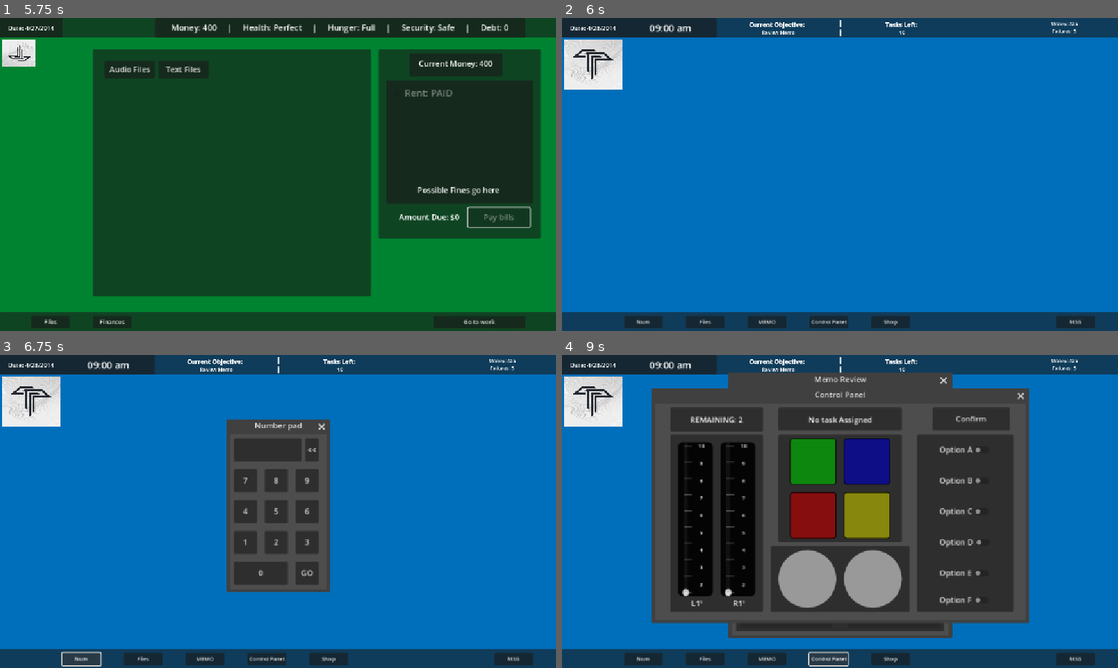
Above: before the commit, frames 1-4 (two rows, left to right).
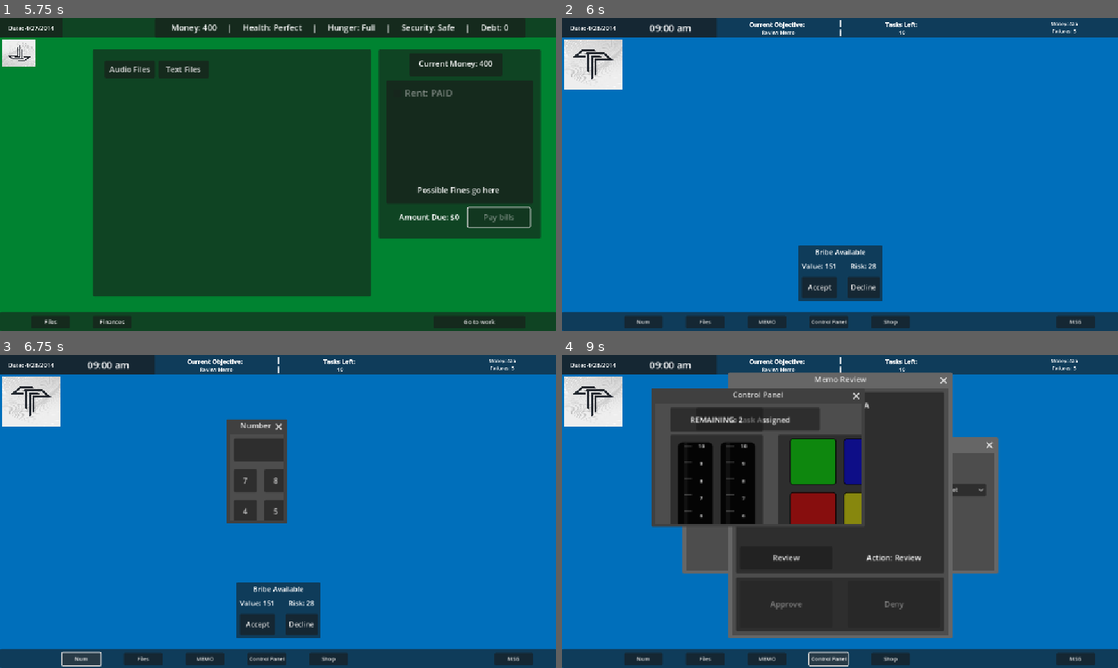
Above: after the commit, the same moments.

Repository: andrewpressman/Operation-OS
Game: Godot game, scene res://Menu/MainMenu.tscn
Same seed, same stepped clock (60 frames per second), same inputs: the game is played once before the commit and once after it.
Inputs:
- Up to frame 1 (5.75 s): click "New Game" at 0.5 s; click "Accept" at 1.25 s; click "Start" at 2 s; click "Files" at 2.75 s; click "Finances" at 3.5 s; click "Rent: $100" at 4.25 s; click "Pay bills" at 5 s
- Up to frame 2 (6 s): click "Go to work" at 5.75 s
- Up to frame 3 (6.75 s): click "Num" at 6.5 s
- Up to frame 4 (9 s): click "Files" at 7.25 s; click "MEMO" at 8 s; click "Control Panel" at 8.75 s

Frame 1 is identical in both runs. In frame 2, 2.7% of the frame differs, in the area x 42-58%, y 72-91%; in frame 3, 9.0%; in frame 4, 29%, in the area x 16-84%, y 5-91%.

Commit message:
Added simple animations for all windows

Diff:
--- a/Tasks/Buttons.gd
+++ b/Tasks/Buttons.gd
@@ -13,8 +13,8 @@
 
 # Called when the node enters the scene tree for the first time.
 func _ready():
+	$AnimationPlayer.play("WindowShow")
 	NumTasks = GlobalVar.CurrentLevel + 1
-
 	#reduce tasks by shop value
 	NumTasks -= ShopVar.ButtonLevel - 1
 	$Remaining/Text.text = "REMAINING: " + str(NumTasks)
@@ -34,10 +34,12 @@
 
 #close the window
 func Kill():
+	$AnimationPlayer.play("WindowHide")
+	await get_tree().create_timer(.3).timeout
 	queue_free()
 
 var IsListening : bool
-func _process(delta):
+func _process(_delta):
 	if GlobalObj.TargetWindow == 4:
 		IsListening = true
 	if IsListening:
--- a/Tasks/Buttons.tscn
+++ b/Tasks/Buttons.tscn
@@ -1,7 +1,59 @@
-[gd_scene load_steps=12 format=3 uid="uid://b5wvidfv3nema"]
+[gd_scene load_steps=16 format=3 uid="uid://b5wvidfv3nema"]
 
 [ext_resource type="Script" uid="uid://2xxxsq35ea4d" path="res://Tasks/Buttons.gd" id="1_y6534"]
 [ext_resource type="StyleBox" uid="uid://d03i1mx53io2p" path="res://Assets/StyleBoxes/Buttons.tres" id="2_gfsxd"]
+
+[sub_resource type="Animation" id="Animation_exqui"]
+length = 0.001
+tracks/0/type = "value"
+tracks/0/imported = false
+tracks/0/enabled = true
+tracks/0/path = NodePath(".:size")
+tracks/0/interp = 1
+tracks/0/loop_wrap = true
+tracks/0/keys = {
+"times": PackedFloat32Array(0),
+"transitions": PackedFloat32Array(1),
+"update": 1,
+"values": [Vector2i(768, 448)]
+}
+
+[sub_resource type="Animation" id="Animation_vx7ot"]
+resource_name = "WindowHide"
+tracks/0/type = "value"
+tracks/0/imported = false
+tracks/0/enabled = true
+tracks/0/path = NodePath(".:size")
+tracks/0/interp = 1
+tracks/0/loop_wrap = true
+tracks/0/keys = {
+"times": PackedFloat32Array(0, 0.3),
+"transitions": PackedFloat32Array(1, 1),
+"update": 0,
+"values": [Vector2i(0, 0), Vector2i(768, 448)]
+}
+
+[sub_resource type="Animation" id="Animation_l3ubj"]
+resource_name = "WindowShow"
+tracks/0/type = "value"
+tracks/0/imported = false
+tracks/0/enabled = true
+tracks/0/path = NodePath(".:size")
+tracks/0/interp = 1
+tracks/0/loop_wrap = true
+tracks/0/keys = {
+"times": PackedFloat32Array(0, 0.3),
+"transitions": PackedFloat32Array(1, 1),
+"update": 0,
+"values": [Vector2i(768, 448), Vector2i(0, 0)]
+}
+
+[sub_resource type="AnimationLibrary" id="AnimationLibrary_exqui"]
+_data = {
+&"RESET": SubResource("Animation_exqui"),
+&"WindowHide": SubResource("Animation_l3ubj"),
+&"WindowShow": SubResource("Animation_vx7ot")
+}
 
 [sub_resource type="StyleBoxFlat" id="StyleBoxFlat_8r7pg"]
 bg_color = Color(0.980392, 0.980392, 0, 1)
@@ -115,6 +167,11 @@
 script = ExtResource("1_y6534")
 metadata/_edit_lock_ = true
 
+[node name="AnimationPlayer" type="AnimationPlayer" parent="."]
+libraries = {
+&"": SubResource("AnimationLibrary_exqui")
+}
+
 [node name="Confirm" type="Button" parent="."]
 offset_left = 576.0
 offset_top = 8.0
--- a/Tasks/FileManager.gd
+++ b/Tasks/FileManager.gd
@@ -19,6 +19,7 @@
 
 # Called when the node enters the scene tree for the first time.
 func _ready():
+	$AnimationPlayer.play("WindowShow")
 	Pressed = false
 	SourceDropdown = $Source
 	TargetDropdown = $Target
@@ -35,9 +36,9 @@
 	$Timer.wait_time = 1.5 - (.25  * (ShopVar.TransferLevel - 1))
 	SetDropdown()
 
-
-
 func Kill():
+	$AnimationPlayer.play("WindowHide")
+	await get_tree().create_timer(.3).timeout
 	queue_free()
 
 func _process(_delta):
--- a/Tasks/FileManager.tscn
+++ b/Tasks/FileManager.tscn
@@ -1,12 +1,69 @@
-[gd_scene load_steps=2 format=3 uid="uid://dev5dbnhd2diw"]
+[gd_scene load_steps=6 format=3 uid="uid://dev5dbnhd2diw"]
 
 [ext_resource type="Script" uid="uid://ctwub6ej1nynm" path="res://Tasks/FileManager.gd" id="1_oo73u"]
+
+[sub_resource type="Animation" id="Animation_7mab4"]
+resource_name = "WindowShow"
+tracks/0/type = "value"
+tracks/0/imported = false
+tracks/0/enabled = true
+tracks/0/path = NodePath(".:size")
+tracks/0/interp = 1
+tracks/0/loop_wrap = true
+tracks/0/keys = {
+"times": PackedFloat32Array(0, 0.3),
+"transitions": PackedFloat32Array(1, 1),
+"update": 0,
+"values": [Vector2i(0, 0), Vector2i(638, 244)]
+}
+
+[sub_resource type="Animation" id="Animation_bjc3w"]
+resource_name = "WindowHide"
+tracks/0/type = "value"
+tracks/0/imported = false
+tracks/0/enabled = true
+tracks/0/path = NodePath(".:size")
+tracks/0/interp = 1
+tracks/0/loop_wrap = true
+tracks/0/keys = {
+"times": PackedFloat32Array(0, 0.3),
+"transitions": PackedFloat32Array(1, 1),
+"update": 0,
+"values": [Vector2i(638, 244), Vector2i(0, 0)]
+}
+
+[sub_resource type="Animation" id="Animation_q8ua8"]
+length = 0.001
+tracks/0/type = "value"
+tracks/0/imported = false
+tracks/0/enabled = true
+tracks/0/path = NodePath(".:size")
+tracks/0/interp = 1
+tracks/0/loop_wrap = true
+tracks/0/keys = {
+"times": PackedFloat32Array(0),
+"transitions": PackedFloat32Array(1),
+"update": 1,
+"values": [Vector2i(638, 244)]
+}
+
+[sub_resource type="AnimationLibrary" id="AnimationLibrary_q8ua8"]
+_data = {
+&"RESET": SubResource("Animation_q8ua8"),
+&"WindowHide": SubResource("Animation_bjc3w"),
+&"WindowShow": SubResource("Animation_7mab4")
+}
 
 [node name="Panel" type="Window"]
 title = "File Transfer Manager"
 initial_position = 1
 size = Vector2i(638, 244)
 script = ExtResource("1_oo73u")
+
+[node name="AnimationPlayer" type="AnimationPlayer" parent="."]
+libraries = {
+&"": SubResource("AnimationLibrary_q8ua8")
+}
 
 [node name="Timer" type="Timer" parent="."]
 wait_time = 1.5
--- a/Tasks/Memo.tscn
+++ b/Tasks/Memo.tscn
@@ -1,12 +1,69 @@
-[gd_scene load_steps=2 format=3 uid="uid://b3ocxjuqehi5p"]
+[gd_scene load_steps=6 format=3 uid="uid://b3ocxjuqehi5p"]
 
 [ext_resource type="Script" uid="uid://c7qhlnl0gidp7" path="res://Tasks/MemoReview.gd" id="1_0nkbs"]
+
+[sub_resource type="Animation" id="Animation_obb74"]
+resource_name = "WindowShow"
+tracks/0/type = "value"
+tracks/0/imported = false
+tracks/0/enabled = true
+tracks/0/path = NodePath(".:size")
+tracks/0/interp = 1
+tracks/0/loop_wrap = true
+tracks/0/keys = {
+"times": PackedFloat32Array(0, 0.3),
+"transitions": PackedFloat32Array(1, 1),
+"update": 0,
+"values": [Vector2i(0, 0), Vector2i(448, 512)]
+}
+
+[sub_resource type="Animation" id="Animation_rhiyx"]
+resource_name = "WindowHide"
+tracks/0/type = "value"
+tracks/0/imported = false
+tracks/0/enabled = true
+tracks/0/path = NodePath(".:size")
+tracks/0/interp = 1
+tracks/0/loop_wrap = true
+tracks/0/keys = {
+"times": PackedFloat32Array(0, 0.3),
+"transitions": PackedFloat32Array(1, 1),
+"update": 0,
+"values": [Vector2i(448, 512), Vector2i(0, 0)]
+}
+
+[sub_resource type="Animation" id="Animation_7wkuo"]
+length = 0.001
+tracks/0/type = "value"
+tracks/0/imported = false
+tracks/0/enabled = true
+tracks/0/path = NodePath(".:size")
+tracks/0/interp = 1
+tracks/0/loop_wrap = true
+tracks/0/keys = {
+"times": PackedFloat32Array(0),
+"transitions": PackedFloat32Array(1),
+"update": 1,
+"values": [Vector2i(448, 512)]
+}
+
+[sub_resource type="AnimationLibrary" id="AnimationLibrary_w0hir"]
+_data = {
+&"RESET": SubResource("Animation_7wkuo"),
+&"WindowHide": SubResource("Animation_rhiyx"),
+&"WindowShow": SubResource("Animation_obb74")
+}
 
 [node name="Requests" type="Window"]
 title = "Memo Review"
 initial_position = 2
 size = Vector2i(448, 512)
 script = ExtResource("1_0nkbs")
+
+[node name="AnimationPlayer" type="AnimationPlayer" parent="."]
+libraries = {
+&"": SubResource("AnimationLibrary_w0hir")
+}
 
 [node name="Panel" type="Panel" parent="."]
 offset_left = 8.0
--- a/Tasks/MemoReview.gd
+++ b/Tasks/MemoReview.gd
@@ -19,6 +19,7 @@
 		Memos.append(line)
 	file.close()
 
+	$AnimationPlayer.play("WindowShow")
 	ClearText()
 	LockButtons()
 	$Memo/Analyze.disabled = true
@@ -35,6 +36,8 @@
 		get_parent().OpenOptions()
 
 func Kill():
+	$AnimationPlayer.play("WindowHide")
+	await get_tree().create_timer(.3).timeout
 	queue_free()
 
 func Review():
--- a/Tasks/Numpad.gd
+++ b/Tasks/Numpad.gd
@@ -6,6 +6,7 @@
 
 # Called when the node enters the scene tree for the first time.
 func _ready():
+	$AnimationPlayer.play("WindowShow")
 	TypeLockout = false
 	SetKey()
 
@@ -54,6 +55,8 @@
 	$Display/Label.text = WholeNumber
 
 func Kill():
+	$AnimationPlayer.play("WindowHide")
+	await get_tree().create_timer(.3).timeout
 	queue_free()
 
 func SetKey():
--- a/Tasks/Numpad.tscn
+++ b/Tasks/Numpad.tscn
@@ -1,6 +1,58 @@
-[gd_scene load_steps=2 format=3 uid="uid://d2shk4b3e116w"]
+[gd_scene load_steps=6 format=3 uid="uid://d2shk4b3e116w"]
 
 [ext_resource type="Script" uid="uid://dwwul1673fc4e" path="res://Tasks/Numpad.gd" id="1_kf71x"]
+
+[sub_resource type="Animation" id="Animation_6xlph"]
+resource_name = "WindowShow"
+tracks/0/type = "value"
+tracks/0/imported = false
+tracks/0/enabled = true
+tracks/0/path = NodePath(".:size")
+tracks/0/interp = 1
+tracks/0/loop_wrap = true
+tracks/0/keys = {
+"times": PackedFloat32Array(0, 0.3),
+"transitions": PackedFloat32Array(1, 1),
+"update": 0,
+"values": [Vector2i(0, 0), Vector2i(200, 320)]
+}
+
+[sub_resource type="Animation" id="Animation_1hs5b"]
+resource_name = "WindowHide"
+tracks/0/type = "value"
+tracks/0/imported = false
+tracks/0/enabled = true
+tracks/0/path = NodePath(".:size")
+tracks/0/interp = 1
+tracks/0/loop_wrap = true
+tracks/0/keys = {
+"times": PackedFloat32Array(0, 0.3),
+"transitions": PackedFloat32Array(1, 1),
+"update": 0,
+"values": [Vector2i(200, 320), Vector2i(0, 0)]
+}
+
+[sub_resource type="Animation" id="Animation_q74ti"]
+length = 0.001
+tracks/0/type = "value"
+tracks/0/imported = false
+tracks/0/enabled = true
+tracks/0/path = NodePath(".:size")
+tracks/0/interp = 1
+tracks/0/loop_wrap = true
+tracks/0/keys = {
+"times": PackedFloat32Array(0),
+"transitions": PackedFloat32Array(1),
+"update": 1,
+"values": [Vector2i(200, 320)]
+}
+
+[sub_resource type="AnimationLibrary" id="AnimationLibrary_1hs5b"]
+_data = {
+&"RESET": SubResource("Animation_q74ti"),
+&"WindowHide": SubResource("Animation_1hs5b"),
+&"WindowShow": SubResource("Animation_6xlph")
+}
 
 [node name="Window" type="Window"]
 title = "Number pad"
@@ -10,6 +62,11 @@
 popup_window = true
 content_scale_aspect = 1
 script = ExtResource("1_kf71x")
+
+[node name="AnimationPlayer" type="AnimationPlayer" parent="."]
+libraries = {
+&"": SubResource("AnimationLibrary_1hs5b")
+}
 
 [node name="Enter" type="Button" parent="."]
 offset_left = 136.0
--- a/Work/Animations.gd
+++ b/Work/Animations.gd
@@ -4,15 +4,12 @@
 
 var StatsVisible: bool
 var BribeVisible: bool
-var ShopVisible: bool
 
 func _ready() -> void:
 	if Target == "Stats":
 		StatsVisible = false
-	if Target == "Bribe":
+	elif Target == "Bribe":
 		BribeVisible = false
-	if Target == "Shop":
-		ShopVisible = false
 
 func _input(_event: InputEvent) -> void:
 	if Target == "Stats":
@@ -31,6 +28,3 @@
 		else:
 			play("BribeHide")
 			BribeVisible = false
-
-func ToggleShop():
-	pass
--- a/Work/Shop.gd
+++ b/Work/Shop.gd
@@ -2,28 +2,29 @@
 
 @export var ShopButtons : ButtonGroup
 
-var Price : int
 var CanBuy : bool
 var LastSelected : Button
 var SelectedButton : Button
 var ShopItem : int
 
 func _ready() -> void:
-	Price = 0
 	CanBuy = false
 	$Buy.disabled = true
 	CheckOpen()
 	SetLevels()
-	var LastSelected = ShopButtons.get_pressed_button()
+	$AnimationPlayer.play("WindowAppear")
+	LastSelected = ShopButtons.get_pressed_button()
 
 func _input(_event: InputEvent) -> void:
 	if Input.is_action_just_pressed("ui_cancel"):
 		get_parent().OpenOptions()
 
 func kill():
+	$AnimationPlayer.play("WindowHide")
+	await get_tree().create_timer(.3).timeout
 	queue_free()
 
-func _process(delta) -> void:
+func _process(_delta) -> void:
 	SelectedButton = ShopButtons.get_pressed_button()
 	if LastSelected != SelectedButton:
 		LastSelected = SelectedButton
--- a/Work/Shop.tscn
+++ b/Work/Shop.tscn
@@ -1,7 +1,59 @@
-[gd_scene load_steps=3 format=3 uid="uid://dhgnmu7lj6eh4"]
+[gd_scene load_steps=7 format=3 uid="uid://dhgnmu7lj6eh4"]
 
 [ext_resource type="Script" uid="uid://c6mcc4won4fru" path="res://Work/Shop.gd" id="1_0iwdr"]
 [ext_resource type="ButtonGroup" uid="uid://4lojvif78jd" path="res://Work/ShopButtons.tres" id="2_ctu5i"]
+
+[sub_resource type="Animation" id="Animation_5omfx"]
+length = 0.001
+tracks/0/type = "value"
+tracks/0/imported = false
+tracks/0/enabled = true
+tracks/0/path = NodePath(".:size")
+tracks/0/interp = 1
+tracks/0/loop_wrap = true
+tracks/0/keys = {
+"times": PackedFloat32Array(0),
+"transitions": PackedFloat32Array(1),
+"update": 1,
+"values": [Vector2i(380, 450)]
+}
+
+[sub_resource type="Animation" id="Animation_hse1e"]
+resource_name = "ShopAppear"
+tracks/0/type = "value"
+tracks/0/imported = false
+tracks/0/enabled = true
+tracks/0/path = NodePath(".:size")
+tracks/0/interp = 1
+tracks/0/loop_wrap = true
+tracks/0/keys = {
+"times": PackedFloat32Array(0, 0.3),
+"transitions": PackedFloat32Array(1, 1),
+"update": 0,
+"values": [Vector2i(0, 0), Vector2i(380, 450)]
+}
+
+[sub_resource type="Animation" id="Animation_ebmus"]
+resource_name = "WindowHide"
+tracks/0/type = "value"
+tracks/0/imported = false
+tracks/0/enabled = true
+tracks/0/path = NodePath(".:size")
+tracks/0/interp = 1
+tracks/0/loop_wrap = true
+tracks/0/keys = {
+"times": PackedFloat32Array(0, 0.3),
+"transitions": PackedFloat32Array(1, 1),
+"update": 0,
+"values": [Vector2i(380, 450), Vector2i(0, 0)]
+}
+
+[sub_resource type="AnimationLibrary" id="AnimationLibrary_5omfx"]
+_data = {
+&"RESET": SubResource("Animation_5omfx"),
+&"WindowAppear": SubResource("Animation_hse1e"),
+&"WindowHide": SubResource("Animation_ebmus")
+}
 
 [node name="Shop" type="Window"]
 title = "Shop"
@@ -9,6 +61,11 @@
 size = Vector2i(380, 450)
 script = ExtResource("1_0iwdr")
 ShopButtons = ExtResource("2_ctu5i")
+
+[node name="AnimationPlayer" type="AnimationPlayer" parent="."]
+libraries = {
+&"": SubResource("AnimationLibrary_5omfx")
+}
 
 [node name="Header" type="RichTextLabel" parent="."]
 offset_left = 14.0
--- a/Work/WorkController.gd
+++ b/Work/WorkController.gd
@@ -125,7 +125,7 @@
 		PopupChance = LowAdChance
 
 	var ShowPopup = randi_range(1,PopupChance)
-	ShowPopup = 0
+	#ShowPopup = 1 #DEBUG CODE
 	if FirstTask:
 		FirstTask = false
 	elif ShowPopup == 1:
@@ -249,7 +249,7 @@
 
 func DisplayNumpad():
 	if NumpadIst && is_instance_valid(NumpadIst):
-		NumpadIst.queue_free()
+		NumpadIst.Kill()
 		NumpadIst = null
 	else:
 		var t1 = Numpad.instantiate()
@@ -259,7 +259,7 @@
 #TODO: convert to control panel
 func DisplayButtons():
 	if ButtonsIst && is_instance_valid(ButtonsIst):
-		ButtonsIst.queue_free()
+		ButtonsIst.Kill()
 		ButtonsIst = null
 	else:
 		var t2 = Buttons.instantiate()
@@ -268,7 +268,7 @@
 
 func DisplayRequest():
 	if RequestIst && is_instance_valid(RequestIst):
-		RequestIst.queue_free()
+		RequestIst.Kill()
 		RequestIst = null
 	else:
 		var t3 = Request.instantiate()
@@ -277,7 +277,7 @@
 
 func DisplayFileManager():
 	if FileManagerIst && is_instance_valid(FileManagerIst):
-		FileManagerIst.queue_free()
+		FileManagerIst.Kill()
 		FileManagerIst = null
 	else:
 		var t4 = FileManager.instantiate()
@@ -286,7 +286,7 @@
 
 func DisplayPopup():
 	if PopupIst && is_instance_valid(PopupIst):
-		PopupIst.queue_free()
+		PopupIst.Kill()
 		PopupIst = null
 	else:
 		var t6 = PopupAd.instantiate()
@@ -295,7 +295,7 @@
 
 func DisplayShop():
 	if ShopIst && is_instance_valid(ShopIst):
-		ShopIst.queue_free()
+		ShopIst.kill()
 		ShopIst = null
 	else:
 		var t7 = Shop.instantiate()
--- a/Work/WorkDesktop.tscn
+++ b/Work/WorkDesktop.tscn
@@ -8,6 +8,33 @@
 [ext_resource type="Script" uid="uid://cnfqjoc5c4ipj" path="res://Work/statsDisplay.gd" id="3_7ml6k"]
 [ext_resource type="Script" uid="uid://ditn1fmyebwaw" path="res://Work/Bribe.gd" id="4_pnja2"]
 [ext_resource type="Script" uid="uid://bv0ygflgtevmh" path="res://Work/Timer.gd" id="7_b8fcm"]
+
+[sub_resource type="Animation" id="Animation_5ocmi"]
+resource_name = "BribeHide"
+tracks/0/type = "value"
+tracks/0/imported = false
+tracks/0/enabled = true
+tracks/0/path = NodePath(".:position")
+tracks/0/interp = 1
+tracks/0/loop_wrap = true
+tracks/0/keys = {
+"times": PackedFloat32Array(0, 0.533333),
+"transitions": PackedFloat32Array(1, 1),
+"update": 0,
+"values": [Vector2(480, 464), Vector2(480, 664)]
+}
+tracks/1/type = "value"
+tracks/1/imported = false
+tracks/1/enabled = true
+tracks/1/path = NodePath(".:scale")
+tracks/1/interp = 1
+tracks/1/loop_wrap = true
+tracks/1/keys = {
+"times": PackedFloat32Array(-0.0333333, 0.4),
+"transitions": PackedFloat32Array(1, 1),
+"update": 0,
+"values": [Vector2(1, 1), Vector2(0.1, 0.1)]
+}
 
 [sub_resource type="Animation" id="Animation_cpjbh"]
 resource_name = "BribeShow"
@@ -64,33 +91,6 @@
 "values": [Vector2(0.907, 0.907)]
 }
 
-[sub_resource type="Animation" id="Animation_5ocmi"]
-resource_name = "BribeHide"
-tracks/0/type = "value"
-tracks/0/imported = false
-tracks/0/enabled = true
-tracks/0/path = NodePath(".:position")
-tracks/0/interp = 1
-tracks/0/loop_wrap = true
-tracks/0/keys = {
-"times": PackedFloat32Array(0, 0.533333),
-"transitions": PackedFloat32Array(1, 1),
-"update": 0,
-"values": [Vector2(480, 464), Vector2(480, 664)]
-}
-tracks/1/type = "value"
-tracks/1/imported = false
-tracks/1/enabled = true
-tracks/1/path = NodePath(".:scale")
-tracks/1/interp = 1
-tracks/1/loop_wrap = true
-tracks/1/keys = {
-"times": PackedFloat32Array(-0.0333333, 0.4),
-"transitions": PackedFloat32Array(1, 1),
-"update": 0,
-"values": [Vector2(1, 1), Vector2(0.1, 0.1)]
-}
-
 [sub_resource type="AnimationLibrary" id="AnimationLibrary_1lri8"]
 _data = {
 &"BribeHide": SubResource("Animation_5ocmi"),
@@ -369,9 +369,9 @@
 
 [node name="Bribe" type="Panel" parent="."]
 offset_left = 480.0
-offset_top = 664.0
+offset_top = 464.0
 offset_right = 672.0
-offset_bottom = 792.0
+offset_bottom = 592.0
 scale = Vector2(0.907, 0.907)
 pivot_offset = Vector2(96, 65)
 size_flags_horizontal = 4
--- a/Work/popupAd.tscn
+++ b/Work/popupAd.tscn
@@ -1,8 +1,60 @@
-[gd_scene load_steps=2 format=3 uid="uid://djqvn2k0bajbs"]
+[gd_scene load_steps=6 format=3 uid="uid://djqvn2k0bajbs"]
 
 [ext_resource type="Script" uid="uid://fy67ht8f02cu" path="res://Work/popup_ad.gd" id="1_tcsk7"]
 
-[node name="Panel" type="Window"]
+[sub_resource type="Animation" id="Animation_tcsk7"]
+resource_name = "WindowAppear"
+tracks/0/type = "value"
+tracks/0/imported = false
+tracks/0/enabled = true
+tracks/0/path = NodePath(".:size")
+tracks/0/interp = 1
+tracks/0/loop_wrap = true
+tracks/0/keys = {
+"times": PackedFloat32Array(0, 0.3),
+"transitions": PackedFloat32Array(1, 1),
+"update": 0,
+"values": [Vector2i(0, 0), Vector2i(896, 512)]
+}
+
+[sub_resource type="Animation" id="Animation_didta"]
+resource_name = "WindowHide"
+tracks/0/type = "value"
+tracks/0/imported = false
+tracks/0/enabled = true
+tracks/0/path = NodePath(".:size")
+tracks/0/interp = 1
+tracks/0/loop_wrap = true
+tracks/0/keys = {
+"times": PackedFloat32Array(0, 0.3),
+"transitions": PackedFloat32Array(1, 1),
+"update": 0,
+"values": [Vector2i(896, 512), Vector2i(0, 0)]
+}
+
+[sub_resource type="Animation" id="Animation_f8ak0"]
+length = 0.001
+tracks/0/type = "value"
+tracks/0/imported = false
+tracks/0/enabled = true
+tracks/0/path = NodePath(".:size")
+tracks/0/interp = 1
+tracks/0/loop_wrap = true
+tracks/0/keys = {
+"times": PackedFloat32Array(0),
+"transitions": PackedFloat32Array(1),
+"update": 1,
+"values": [Vector2i(896, 512)]
+}
+
+[sub_resource type="AnimationLibrary" id="AnimationLibrary_didta"]
+_data = {
+&"RESET": SubResource("Animation_f8ak0"),
+&"WindowAppear": SubResource("Animation_tcsk7"),
+&"WindowHide": SubResource("Animation_didta")
+}
+
+[node name="PopupAd" type="Window"]
 initial_position = 1
 size = Vector2i(896, 512)
 unresizable = true
@@ -10,6 +62,11 @@
 always_on_top = true
 script = ExtResource("1_tcsk7")
 Countdown = 5
+
+[node name="AnimationPlayer" type="AnimationPlayer" parent="."]
+libraries = {
+&"": SubResource("AnimationLibrary_didta")
+}
 
 [node name="Ad1" type="Panel" parent="."]
 offset_right = 896.0
--- a/Work/popup_ad.gd
+++ b/Work/popup_ad.gd
@@ -6,6 +6,8 @@
 var NewAd : int
 
 func _ready() -> void:
+	$AnimationPlayer.play("WindowAppear")
+	await get_tree().create_timer(.3).timeout
 	$Timer.start()
 	$Button.text = str(Countdown)
 	$Button.disabled = true
@@ -39,6 +41,8 @@
 
 func Kill():
 	ClearAds()
+	$AnimationPlayer.play("WindowHide")
+	await get_tree().create_timer(.3).timeout
 	queue_free()
 
 func _on_timer_timeout() -> void:
